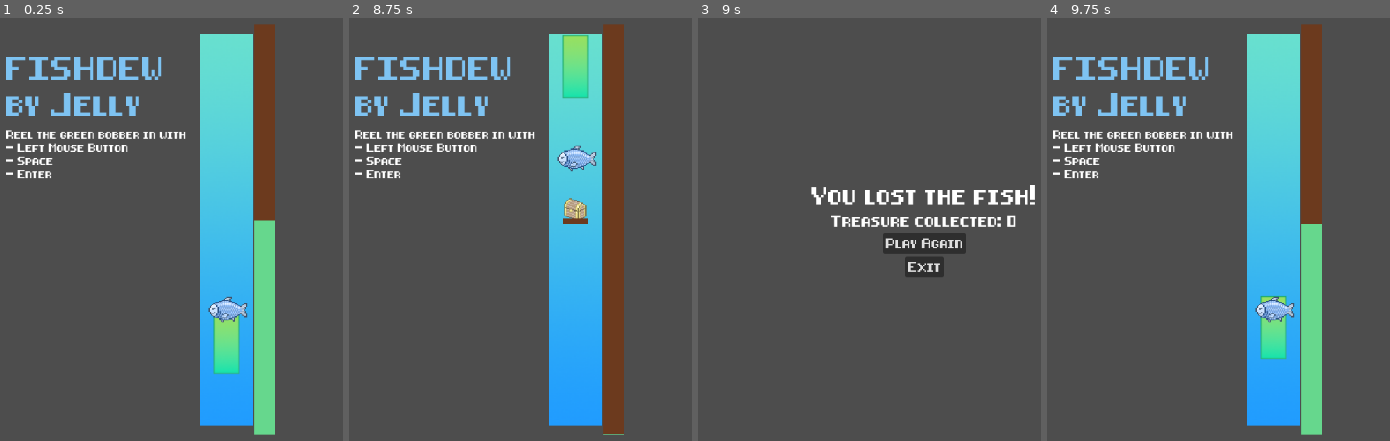
Above: before the commit, frames 1-4 (left to right).
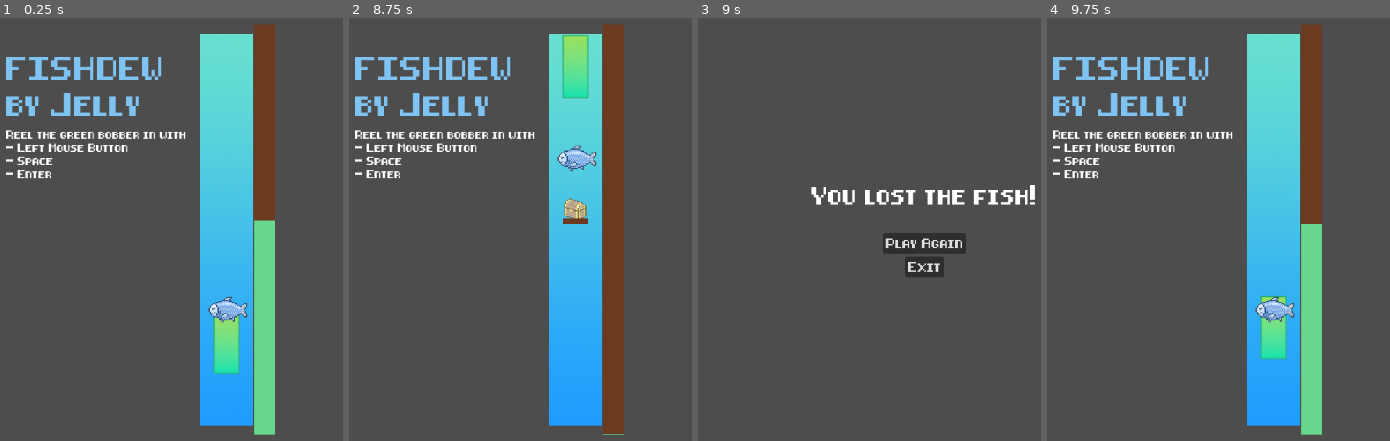
Above: after the commit, the same moments.

Repository: Anjellyrika/fishdew
Game: Godot game, scene res://src/main_level.tscn
The game is run twice, just before and just after one commit, with the same random seed, the same clock (stepped at 60 frames per second) and the same inputs.
Inputs (mouse positions are in pixels of both pictures, inside the frame that each line leads up to):
- Up to frame 1 (0.25 s): no input
- Up to frame 2 (8.75 s): tap Enter at 0.5, 0.6, 2.1, 3.6, 5.1, 6.6, 8.1 s; move the mouse to (outside the picture) at 0.52 s; hold Space (up) 0.53-2.03 s; click (outside the picture) at 0.67 s; move the mouse to (414, 250) at 1.27 s; tap F every 1.5 s from 1.35 to 7.35 s; move the mouse to (654, 132) at 2.02 s; move the mouse to (534, 318) at 2.77 s; hold Space (up) 2.78-4.28 s; click (534, 318) at 2.92 s; move the mouse to (outside the picture) at 3.52 s; move the mouse to (outside the picture) at 4.27 s; tap Space (up) at 4.52, 6.02, 6.77 s; move the mouse to (616, 229) at 5.02 s; hold Space (up) 5.03-5.78 s; click (616, 229) at 5.17 s; move the mouse to (455, 115) at 5.77 s; move the mouse to (outside the picture) at 6.52 s; move the mouse to (414, 250) at 7.27 s; hold Space (up) from 7.28 s (still down); click (414, 250) at 7.42 s; move the mouse to (654, 132) at 8.02 s
- Up to frame 3 (9 s): keep holding Space (up); move the mouse to (883, 318) at 8.77 s; tap F at 8.85 s
- Up to frame 4 (9.75 s): release Space (up) at 9.5 s; click "Play Again" at 9.5 s

Frames 1-2 are identical in both runs. In frame 3, 0.8% of the frame differs, in the area x 38-93%, y 46-50%; in frame 4, nothing differs.

Commit message:
feat: remove displayed treasure collected score upon losing game

Diff:
--- a/EndScreen.gd
+++ b/EndScreen.gd
@@ -5,7 +5,10 @@
 func display_score(outcome, treasureScore):
 	treasureScore = chest_control.treasureCollected
 	$MarginContainer/VBoxContainer/Outcome.text = "You " + outcome + " the fish!"
-	$MarginContainer/VBoxContainer/TreasureCollected.text = "Treasure collected: " + str(treasureScore)
+	if outcome == "caught":
+		$MarginContainer/VBoxContainer/TreasureCollected.text = "Treasure collected: " + str(treasureScore)
+	else:
+		$MarginContainer/VBoxContainer/TreasureCollected.text = ""
 
 func _on_play_again_pressed():
 	get_tree().reload_current_scene()
